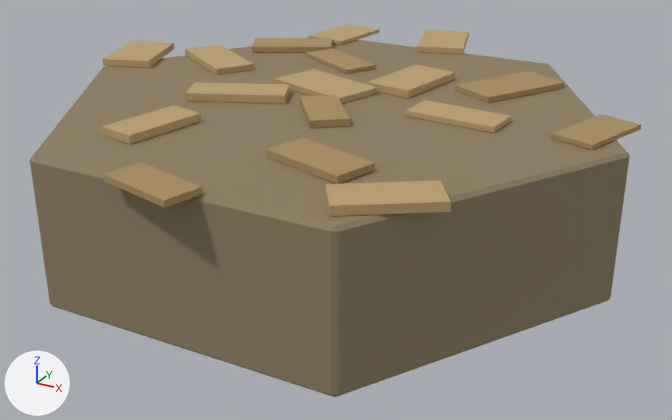
One commit to the glTF model game/assets/modelos/lobby/tijolo-hex-a.glb: the scene before it, then after it.
Rendered twice from a camera (50 mm lens) standing at (1.47, -2.63, 0.92) and looking at (0.01, 0.02, -0.41). Arrows for +X, +Y and +Z are at lower left; the lights stay in place. The picture after the commit comes second. Vertices at exactly the same position are counted once.

The first picture shows 'TijoloHexA'.
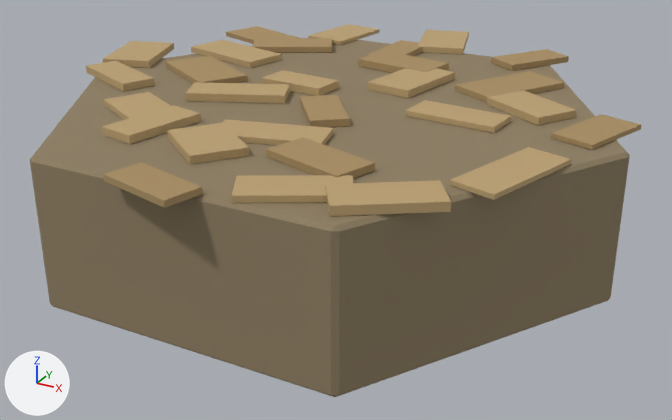
Pixel boxes (x1, y1, x2, y2) of what changed, in the pictures (672 x 420 px; the box of a moved part takes in the faces that stretch with it):
part 1 of me_tijolohexa, moved or reshaped: before (275, 69, 378, 103); after (262, 70, 339, 96)
part 2 of me_tijolohexa, moved or reshaped: before (305, 48, 376, 74); after (232, 175, 353, 203)
part 3 of me_tijolohexa, moved or reshaped: before (185, 45, 254, 75); after (191, 40, 282, 68)
part 4 of me_tijolohexa, added (brown): after (487, 91, 577, 125)
part 5 of me_tijolohexa, added (brown): after (86, 61, 155, 91)
part 6 of me_tijolohexa, added (brown): after (450, 147, 572, 200)
part 7 of me_tijolohexa, added (brown): after (104, 92, 170, 120)
part 8 of me_tijolohexa, added (brown): after (222, 119, 333, 145)
part 9 of me_tijolohexa, added (brown): after (166, 55, 247, 84)
part 10 of me_tijolohexa, added (brown): after (366, 40, 422, 56)
part 11 of me_tijolohexa, added (brown): after (226, 26, 299, 44)
part 12 of me_tijolohexa, added (brown): after (491, 49, 569, 71)
part 13 of me_tijolohexa, added (brown): after (358, 51, 449, 73)
part 14 of me_tijolohexa, added (brown): after (167, 123, 249, 165)

Patch to the scene script:
```diff
--- a/game/assets/modelos/lobby/tijolo-hex-a.glb.py
+++ b/game/assets/modelos/lobby/tijolo-hex-a.glb.py
@@ me_tijolohexa @@
-me_tijolohexa.from_pydata(...)  # 172 vertices, 272 faces; spans x -1.09..0.99, y -0.97..1.12, z -0.5..0.02
+me_tijolohexa.from_pydata(...)  # 260 vertices, 404 faces; spans x -1.09..0.99, y -0.97..1.12, z -0.5..0.02
+# me_tijolohexa part 1: the loose piece of 8 vertices spanning x -0.28..0.1, y 0.0..0.28, z -0.01..0.01 is turned 13.7 degrees about the z axis through its middle and scaled by 0.721, then moved by (-0.09, -0.02, 0.0)
+# me_tijolohexa part 2: the loose piece of 8 vertices spanning x -0.39..-0.06, y 0.35..0.61, z -0.01..0.01 is turned 57.9 degrees about the z axis through its middle and scaled by 1.01, then moved by (0.52, -1.21, 0.0), in mat_tijolo_a (brown #bca173)
+# me_tijolohexa part 3: the loose piece of 8 vertices spanning x -0.82..-0.45, y 0.11..0.42, z -0.01..0.02 is turned 18.3 degrees about the z axis through its middle and scaled by 1.05, then moved by (0.01, 0.11, 0.0)
+# me_tijolohexa part 4: the loose piece of 8 vertices spanning x -0.28..0.1, y 0.0..0.28, z -0.01..0.01 is copied, and the copy is turned -12.3 degrees about the z axis through its middle and scaled by 0.78, then moved by (0.71, 0.1, 0.0); it spans x 0.47..0.77, y 0.1..0.37, z -0.01..0.02
+# me_tijolohexa part 5: the loose piece of 8 vertices spanning x -0.49..-0.13, y -0.22..0.04, z -0.01..0.02 is copied, and the copy is turned -47.4 degrees about the z axis through its middle and scaled by 0.919, then moved by (-0.51, -0.03, 0.0); it spans x -0.98..-0.65, y -0.23..0.0, z -0.01..0.02
+# me_tijolohexa part 6: the loose piece of 8 vertices spanning x 0.28..0.6, y -0.03..0.13, z -0.01..0.01 is copied, and the copy is turned 78 degrees about the z axis through its middle and scaled by 1.15, then moved by (0.31, -0.38, 0.0); it spans x 0.64..0.87, y -0.53..-0.14, z -0.01..0.01
+# me_tijolohexa part 7: the loose piece of 8 vertices spanning x -0.28..0.1, y 0.0..0.28, z -0.01..0.01 is copied, and the copy is turned -10.2 degrees about the z axis through its middle and scaled by 0.765, then moved by (-0.41, -0.51, 0.0); it spans x -0.65..-0.35, y -0.5..-0.24, z -0.01..0.01
+# me_tijolohexa part 8: the loose piece of 8 vertices spanning x -0.49..-0.13, y -0.22..0.04, z -0.01..0.02 is copied, and the copy is turned -9 degrees about the z axis through its middle and scaled by 1.04, then moved by (0.32, -0.3, 0.0); it spans x -0.17..0.2, y -0.5..-0.27, z -0.01..0.01
+# me_tijolohexa part 9: the loose piece of 8 vertices spanning x -0.28..0.1, y 0.0..0.28, z -0.01..0.01 is copied, and the copy is turned -12.4 degrees about the z axis through its middle, then moved by (-0.49, -0.04, 0.0), in mat_tijolo_b (brown #a98e62); it spans x -0.77..-0.39, y -0.07..0.26, z -0.01..0.02
+# me_tijolohexa part 10: the loose piece of 8 vertices spanning x -0.39..-0.06, y 0.35..0.61, z -0.01..0.01 is copied, and the copy is turned 116.2 degrees about the z axis through its middle and scaled by 0.955, then moved by (0.15, 0.22, 0.0); it spans x -0.15..-0.01, y 0.55..0.85, z -0.01..0.02
+# me_tijolohexa part 11: the loose piece of 8 vertices spanning x -0.52..-0.31, y 0.73..1.03, z -0.01..0.01 is copied, and the copy is turned -101.1 degrees about the z axis through its middle, then moved by (-0.28, -0.22, 0.0), in mat_tijolo_b (brown #a98e62); it spans x -0.86..-0.54, y 0.54..0.79, z -0.01..0.01
+# me_tijolohexa part 12: the loose piece of 8 vertices spanning x 0.31..0.64, y 0.25..0.64, z -0.01..0.01 is copied, and the copy is turned -3.5 degrees about the z axis through its middle and scaled by 0.775, then moved by (-0.05, 0.39, 0.0); it spans x 0.29..0.55, y 0.68..0.98, z -0.01..0.02
+# me_tijolohexa part 13: the loose piece of 8 vertices spanning x -0.28..0.1, y 0.0..0.28, z -0.01..0.01 is copied, and the copy is turned 9.5 degrees about the z axis through its middle and scaled by 0.9, then moved by (0.12, 0.38, 0.0), in mat_tijolo_b (brown #a98e62); it spans x -0.13..0.19, y 0.42..0.63, z -0.01..0.02
+# me_tijolohexa part 14: 8 vertices added at x -0.25..0.05, y -0.7..-0.41, z -0.01..0.02
 me_tijolohexa.materials.append(mat_argamassa)
```
